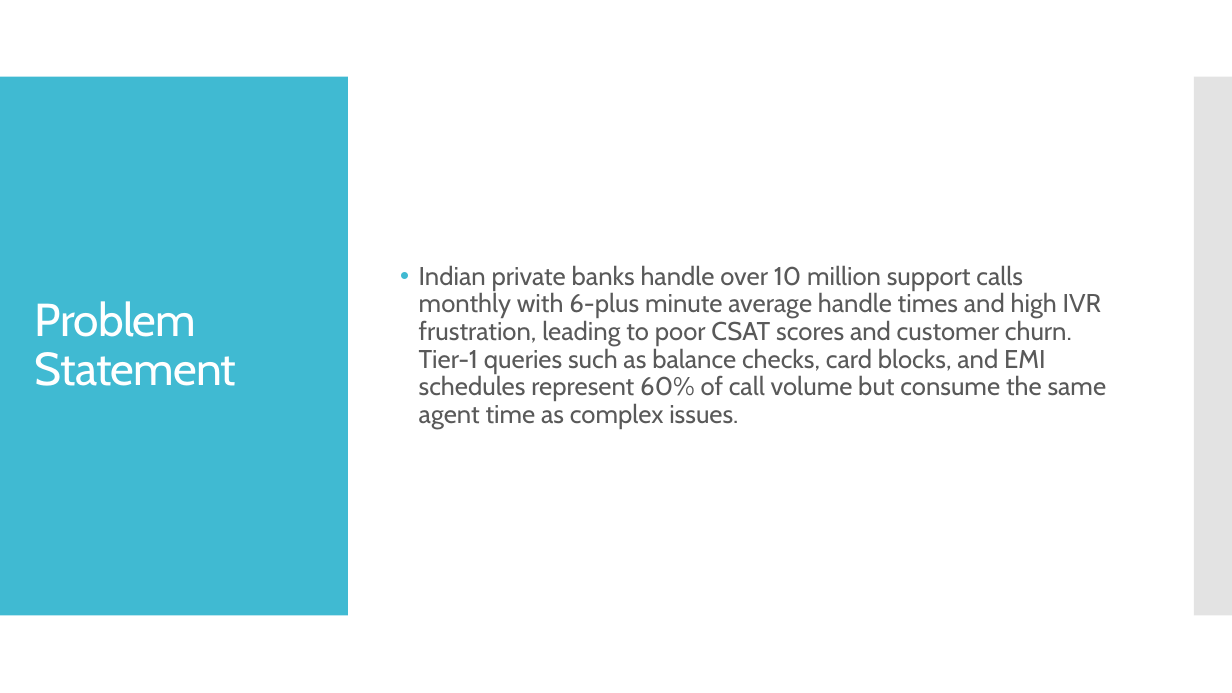
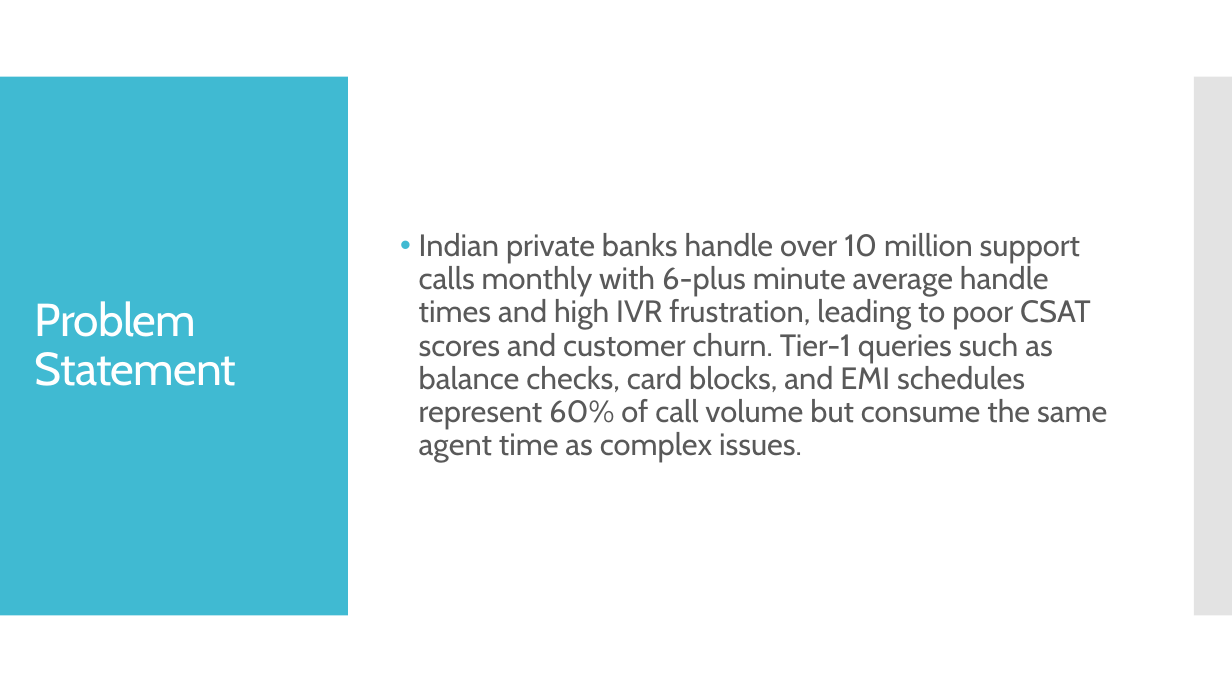
Before and after one commit to AryanArora13/Project-work, a slide deck: slide 2 of Zeroth review- Voice AI.pptx. Drawn at 1232x693 pixels with LibreOffice and Linux fonts; fonts in the diff are those of the drawing. Boxes give left, top, right and bottom in pixels: in the first picture for what was removed or moved away, otherwise in the second. Text is boxed around its words. In the diff, an @@ line names an element or a change of style, - is before the commit and + after.

```diff
--- a/Zeroth review- Voice AI.pptx
+++ b/Zeroth review- Voice AI.pptx
@@ text "Indian private banks handle over ..." at box(419, 233, 1107, 462): size 20 to 24 pt @@
```
Also in this commit, not shown: 5 other slides changed, 1 slide removed, 1 other file.
